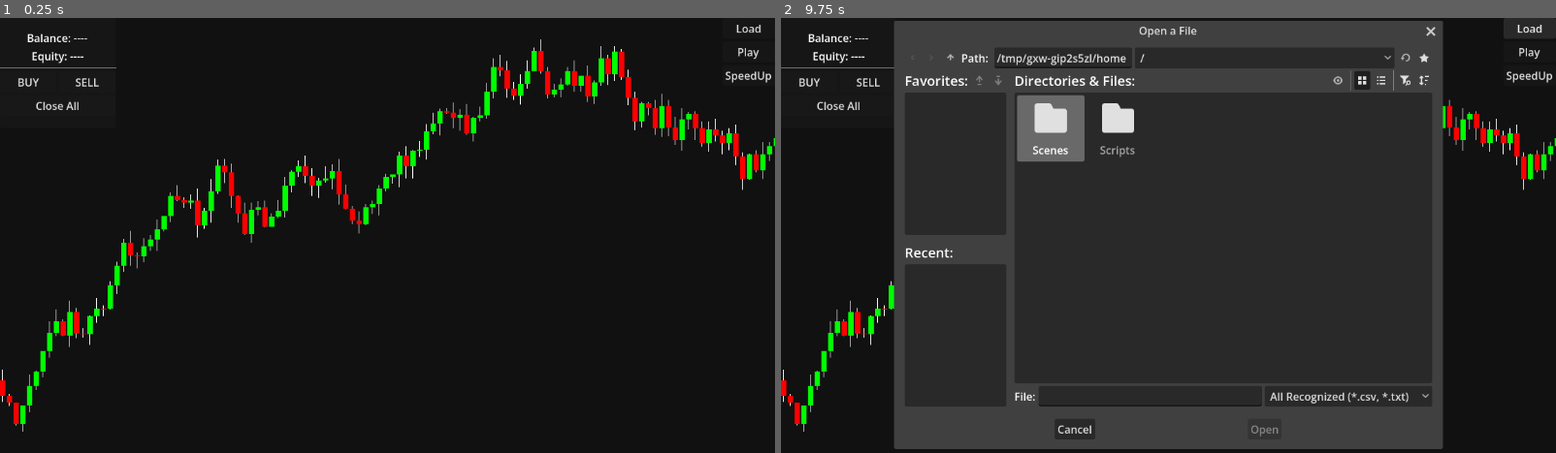
Above: before the commit, frames 1-2 (left to right).
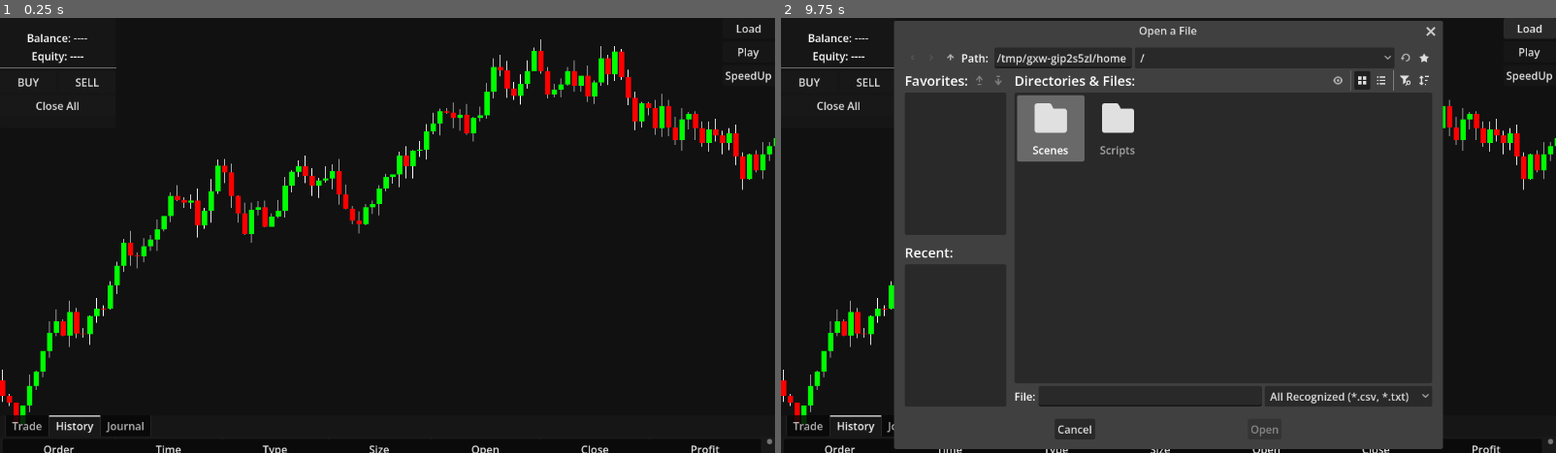
Above: after the commit, the same moments.

Repository: Bupalaoye/SuperTrader
Game: Godot game, scene res://Scenes/MainScene.tscn
Same seed, same stepped clock (60 frames per second), same inputs: the game is played once before the commit and once after it.
Inputs:
- Up to frame 1 (0.25 s): no input
- Up to frame 2 (9.75 s): click "BUY" at 0.5 s; click "SELL" at 1.25 s; click "Play" at 2 s; click "Play" at 2.75 s; click "SpeedUp" at 3.5 s; click "SpeedUp" at 4.25 s; click "BUY" at 5 s; click "SELL" at 5.75 s; click "Play" at 6.5 s; click "SpeedUp" at 7.25 s; click "BUY" at 8 s; click "SELL" at 8.75 s; click "Load" at 9.5 s

The runs differ from the first frame. In frame 1, 0.4% of the frame differs, in the area x 1-100%, y 91-100%; in frame 2, 0.3%.

Commit message:
add terminal panel

Diff:
--- a/Scenes/MainScene.tscn
+++ b/Scenes/MainScene.tscn
@@ -3,6 +3,7 @@
 [ext_resource type="Script" uid="uid://bvrqqkrsakca8" path="res://Scripts/KLineChart.gd" id="1_hpc76"]
 [ext_resource type="Script" uid="uid://cqi6nn2gngrpy" path="res://Scripts/GameController.gd" id="1_tr2i4"]
 [ext_resource type="Script" uid="uid://dcaj4luvcf85b" path="res://Scripts/CrosshairOverlay.gd" id="3_nhkr4"]
+[ext_resource type="Script" uid="uid://bievwlyih27k7" path="res://Scripts/TerminalPanel.gd" id="4_7rqgy"]
 
 [node name="StatsStation" type="Control" unique_id=99667446]
 layout_mode = 3
@@ -129,3 +130,50 @@
 unique_name_in_owner = true
 layout_mode = 2
 text = "Close All"
+
+[node name="TerminalPanel" type="PanelContainer" parent="UI_Canvas" unique_id=1525639473]
+unique_name_in_owner = true
+layout_mode = 1
+anchors_preset = 12
+anchor_top = 1.0
+anchor_right = 1.0
+anchor_bottom = 1.0
+grow_horizontal = 2
+grow_vertical = 0
+script = ExtResource("4_7rqgy")
+
+[node name="TabContainer" type="TabContainer" parent="UI_Canvas/TerminalPanel" unique_id=2009219990]
+layout_mode = 2
+current_tab = 1
+
+[node name="Trade" type="VBoxContainer" parent="UI_Canvas/TerminalPanel/TabContainer" unique_id=1753099054]
+visible = false
+layout_mode = 2
+metadata/_tab_index = 0
+
+[node name="TradeTree" type="Tree" parent="UI_Canvas/TerminalPanel/TabContainer/Trade" unique_id=1559597924]
+unique_name_in_owner = true
+layout_mode = 2
+size_flags_vertical = 3
+column_titles_visible = true
+hide_root = true
+
+[node name="History" type="VBoxContainer" parent="UI_Canvas/TerminalPanel/TabContainer" unique_id=1309065954]
+layout_mode = 2
+metadata/_tab_index = 1
+
+[node name="HistoryTree" type="Tree" parent="UI_Canvas/TerminalPanel/TabContainer/History" unique_id=228685030]
+unique_name_in_owner = true
+layout_mode = 2
+size_flags_vertical = 3
+column_titles_visible = true
+hide_root = true
+
+[node name="Journal" type="VBoxContainer" parent="UI_Canvas/TerminalPanel/TabContainer" unique_id=1335907042]
+visible = false
+layout_mode = 2
+metadata/_tab_index = 2
+
+[node name="JournalLog" type="RichTextLabel" parent="UI_Canvas/TerminalPanel/TabContainer/Journal" unique_id=199804253]
+unique_name_in_owner = true
+layout_mode = 2
--- a/Scripts/GameController.gd
+++ b/Scripts/GameController.gd
@@ -12,6 +12,8 @@
 @onready var btn_buy: Button = %BtnBuy
 @onready var btn_sell: Button = %BtnSell
 @onready var btn_close_all: Button = %BtnCloseAll
+@onready var terminal: TerminalPanel = %TerminalPanel
+
 # 原有的回放 UI
 @onready var btn_load: Button = %BtnLoad
 @onready var btn_play: Button = %BtnPlay
@@ -56,8 +58,14 @@
 	file_dialog.filters = ["*.csv ; MT4 History", "*.txt"]
 
 	playback_timer.wait_time = 0.5
+	# 5. 初始化终端面板
+	if terminal:
+		terminal.setup(account)
+	else:
+		printerr("警告：未找到 TerminalPanel 节点")
 
 	print("系统就绪! 请加载 CSV 数据。")
+
 
 func _setup_ui_signals():
 	# 文件与回放
--- /dev/null
+++ b/Scripts/TerminalPanel.gd
@@ -0,0 +1,154 @@
+class_name TerminalPanel
+extends PanelContainer
+
+# --- 节点引用 ---
+@onready var trade_tree: Tree = %TradeTree
+@onready var history_tree: Tree = %HistoryTree
+@onready var journal_log: RichTextLabel = %JournalLog
+
+# --- 数据源 ---
+var _account: AccountManager
+
+# --- 列定义 (方便后续修改) ---
+enum TradeCol { TICKET, TIME, TYPE, LOTS, PRICE, SL, TP, PROFIT, MAX }
+enum HistCol { TICKET, TIME, TYPE, LOTS, OPEN_PRICE, CLOSE_PRICE, PROFIT, MAX }
+
+func _ready():
+	_setup_trade_tree()
+	_setup_history_tree()
+	log_message("终端系统初始化完成。等待数据...")
+
+# --- 初始化表格结构 ---
+func _setup_trade_tree():
+	trade_tree.columns = TradeCol.MAX
+	trade_tree.set_column_title(TradeCol.TICKET, "Order")
+	trade_tree.set_column_title(TradeCol.TIME, "Time")
+	trade_tree.set_column_title(TradeCol.TYPE, "Type")
+	trade_tree.set_column_title(TradeCol.LOTS, "Size")
+	trade_tree.set_column_title(TradeCol.PRICE, "Price")
+	trade_tree.set_column_title(TradeCol.SL, "S / L")
+	trade_tree.set_column_title(TradeCol.TP, "T / P")
+	trade_tree.set_column_title(TradeCol.PROFIT, "Profit")
+
+	# 设置列宽 (可选)
+	trade_tree.set_column_custom_minimum_width(TradeCol.TIME, 120)
+	trade_tree.set_column_custom_minimum_width(TradeCol.PROFIT, 80)
+
+	# 确保根节点存在但不显示
+	if not trade_tree.get_root():
+		trade_tree.create_item()
+
+func _setup_history_tree():
+	history_tree.columns = HistCol.MAX
+	history_tree.set_column_title(HistCol.TICKET, "Order")
+	history_tree.set_column_title(HistCol.TIME, "Time")
+	history_tree.set_column_title(HistCol.TYPE, "Type")
+	history_tree.set_column_title(HistCol.LOTS, "Size")
+	history_tree.set_column_title(HistCol.OPEN_PRICE, "Open")
+	history_tree.set_column_title(HistCol.CLOSE_PRICE, "Close")
+	history_tree.set_column_title(HistCol.PROFIT, "Profit")
+
+	if not history_tree.get_root():
+		history_tree.create_item()
+
+# --- 核心连接 ---
+func setup(acc: AccountManager):
+	_account = acc
+	# 连接信号，实现数据驱动 UI
+	_account.order_opened.connect(_on_order_opened)
+	_account.order_closed.connect(_on_order_closed)
+	_account.equity_updated.connect(_on_equity_updated)
+
+	log_message("账户连接成功。余额: %.2f" % _account.get_balance())
+
+# --- 信号回调 ---
+
+func _on_order_opened(order: OrderData):
+	log_message("开仓: #%d %s %.2f" % [order.ticket_id, "BUY" if order.is_bull() else "SELL", order.lots])
+	_add_trade_row(order)
+
+func _on_order_closed(order: OrderData):
+	log_message("平仓: #%d 盈亏: %.2f" % [order.ticket_id, order.profit])
+	# 1. 从 Trade 表格移除
+	_remove_trade_row(order.ticket_id)
+	# 2. 添加到 History 表格
+	_add_history_row(order)
+
+func _on_equity_updated(equity: float, floating: float):
+	# 这是高频调用 (每一跳)，只更新 Trade 表格的 Profit 列和背景色
+	# 避免重绘整个表格，只修改单元格文本
+	var root = trade_tree.get_root()
+	var item = root.get_first_child()
+
+	while item:
+		var order: OrderData = item.get_metadata(0) # 这是一个技巧：把数据对象存在 Item 里
+		if is_instance_valid(order) and order.state == OrderData.State.OPEN:
+			# 刷新利润数值
+			item.set_text(TradeCol.PROFIT, "%.2f" % order.profit)
+
+			# 颜色反馈
+			var color = Color.GREEN if order.profit >= 0 else Color.RED
+			item.set_custom_color(TradeCol.PROFIT, color)
+
+		item = item.get_next()
+
+# --- 表格操作细节 ---
+
+func _add_trade_row(order: OrderData):
+	var root = trade_tree.get_root()
+	var item = trade_tree.create_item(root)
+
+	# 绑定数据对象，方便后续查找
+	item.set_metadata(0, order)
+
+	# 填充静态数据
+	item.set_text(TradeCol.TICKET, str(order.ticket_id))
+	item.set_text(TradeCol.TIME, order.open_time)
+
+	var type_str = "buy" if order.type == OrderData.Type.BUY else "sell"
+	item.set_text(TradeCol.TYPE, type_str)
+	var type_color = Color.CORNFLOWER_BLUE if order.type == OrderData.Type.BUY else Color.CORAL
+	item.set_custom_color(TradeCol.TYPE, type_color)
+
+	item.set_text(TradeCol.LOTS, "%.2f" % order.lots)
+	item.set_text(TradeCol.PRICE, "%.5f" % order.open_price)
+	item.set_text(TradeCol.SL, "%.5f" % order.stop_loss)
+	item.set_text(TradeCol.TP, "%.5f" % order.take_profit)
+	item.set_text(TradeCol.PROFIT, "0.00") # 初始为0，立刻会被 update 更新
+
+func _remove_trade_row(ticket_id: int):
+	var root = trade_tree.get_root()
+	var item = root.get_first_child()
+	while item:
+		var order = item.get_metadata(0)
+		if order and order.ticket_id == ticket_id:
+			item.free() # 删除这一行
+			return
+		item = item.get_next()
+
+func _add_history_row(order: OrderData):
+	var root = history_tree.get_root()
+	# 历史记录通常插在最前面 (Use index 0)
+	var item = history_tree.create_item(root, 0)
+
+	item.set_text(HistCol.TICKET, str(order.ticket_id))
+	item.set_text(HistCol.TIME, order.close_time) # 历史表显示平仓时间
+
+	var type_str = "buy" if order.type == OrderData.Type.BUY else "sell"
+	item.set_text(HistCol.TYPE, type_str)
+	var type_color = Color.CORNFLOWER_BLUE if order.type == OrderData.Type.BUY else Color.CORAL
+	item.set_custom_color(HistCol.TYPE, type_color)
+
+	item.set_text(HistCol.LOTS, "%.2f" % order.lots)
+	item.set_text(HistCol.OPEN_PRICE, "%.5f" % order.open_price)
+	item.set_text(HistCol.CLOSE_PRICE, "%.5f" % order.close_price)
+
+	item.set_text(HistCol.PROFIT, "%.2f" % order.profit)
+	var profit_color = Color.GREEN if order.profit >= 0 else Color.RED
+	item.set_custom_color(HistCol.PROFIT, profit_color)
+
+# --- 日志工具 ---
+func log_message(msg: String):
+	if journal_log:
+		var time = Time.get_time_string_from_system()
+		journal_log.append_text("[%s] %s\n" % [time, msg])
Not shown, added: Scripts/TerminalPanel.gd.uid
